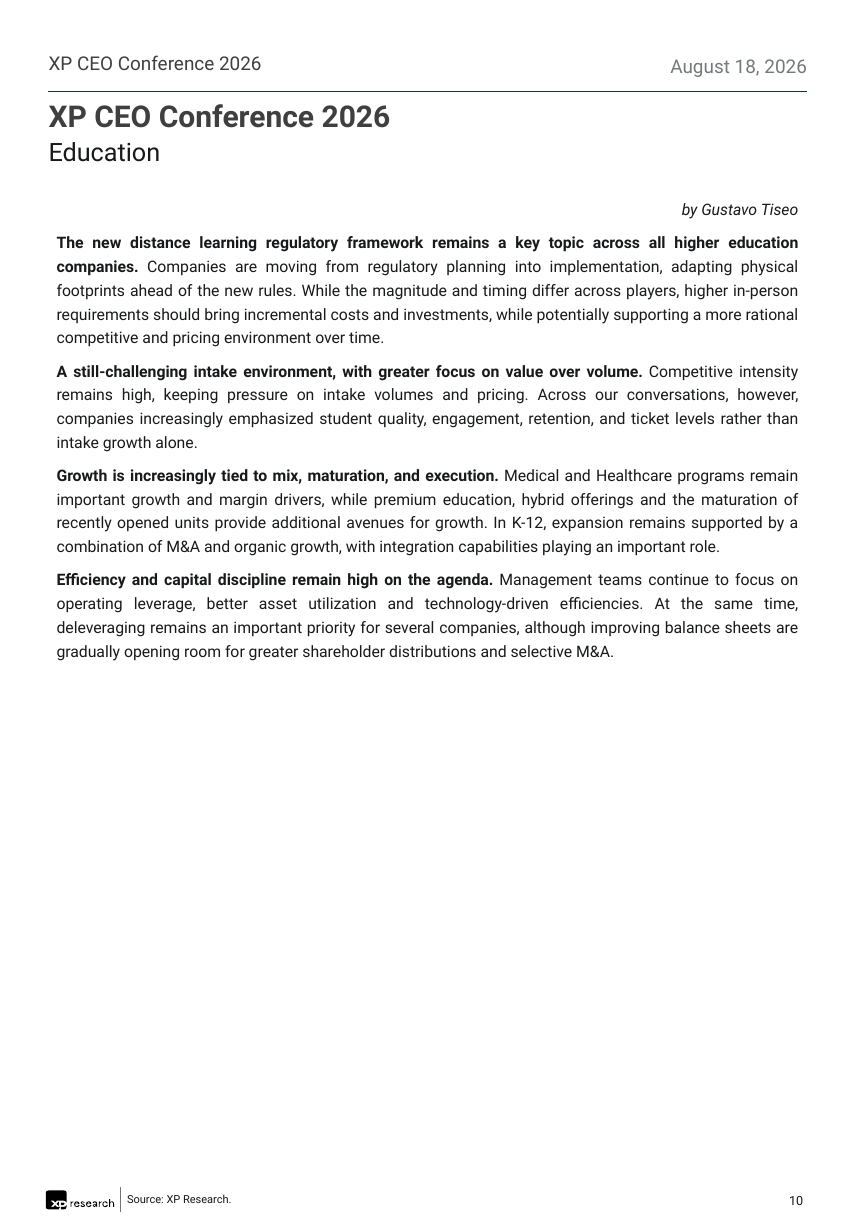
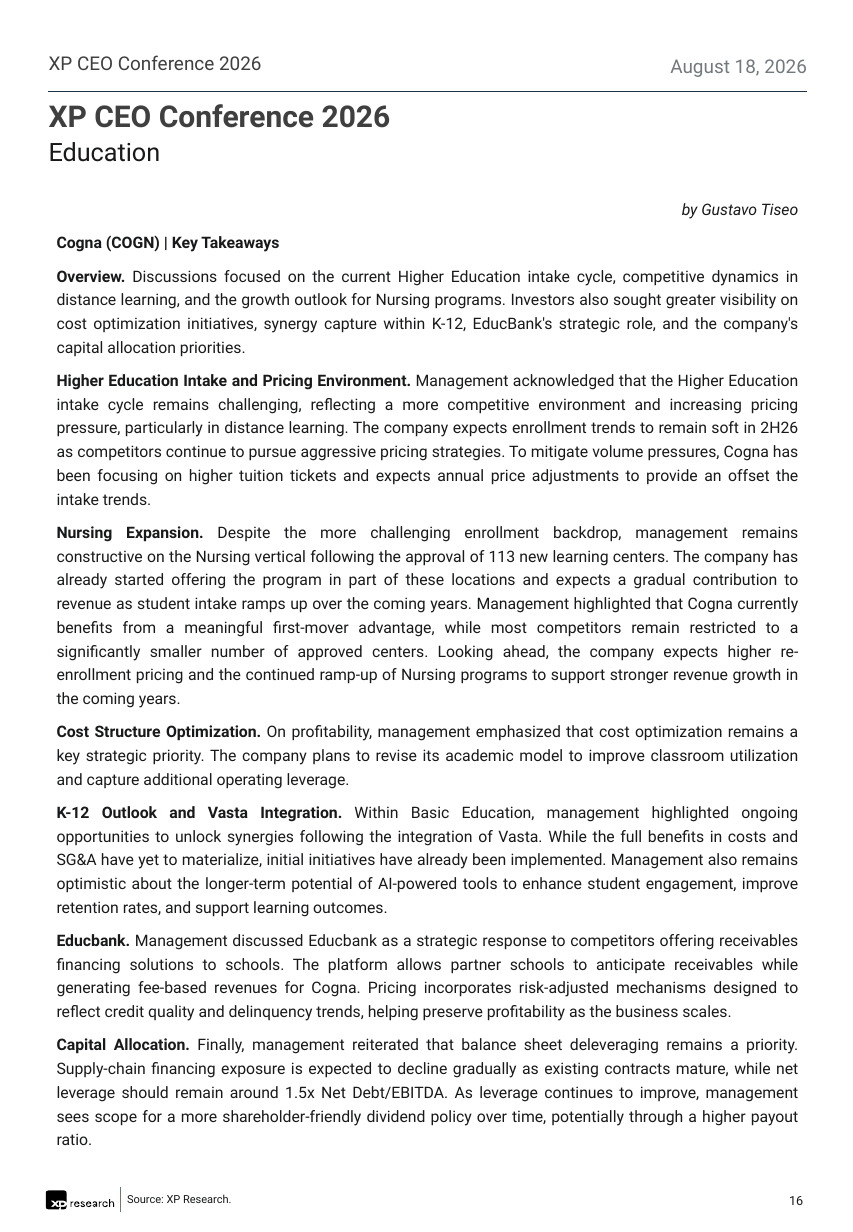
Before and after one commit to CaioLSouza/datasets, a slide deck: slide 16 of ceo_conference_2026/Feedback XP CEO Conference 2026.pptx (slide 10 before the commit). Drawn at 853x1232 pixels with LibreOffice and Linux fonts; fonts in the diff are those of the drawing. Boxes give left, top, right and bottom in pixels: in the first picture for what was removed or moved away, otherwise in the second. Text is boxed around its words. In the diff, an @@ line names an element or a change of style, - is before the commit and + after.

```diff
--- a/ceo_conference_2026/Feedback XP CEO Conference 2026.pptx
+++ b/ceo_conference_2026/Feedback XP CEO Conference 2026.pptx
@@ text at (x1=57, y1=235, x2=799, y2=1145): text changed @@
-The new distance learning regulatory framework remains a key topic across all higher education companies. Companies are moving from regulatory planning into implementation, adapting physical footprints ahead of the new rules. While the magnitude and timing differ across players, higher in-person requirements should bring incremental costs and investments, while potentially supporting a more rational competitive and pricing environment over time.
-A still-challenging intake environment, with greater focus on value over volume. Competitive intensity remains high, keeping pressure on intake volumes and pricing. Across our conversations, however, companies increasingly emphasized student quality, engagement, retention, and ticket levels rather than intake growth alone.
-Growth is increasingly tied to mix, maturation, and execution. Medical and Healthcare programs remain important growth and margin drivers, while premium education, hybrid offerings and the maturation of recently opened units provide additional avenues for growth. In K-12, expansion remains supported by a combination of M&A and organic growth, with integration capabilities playing an important role.
-Efficiency and capital discipline remain high on the agenda. Management teams continue to focus on operating leverage, better asset utilization and technology-driven efficiencies. At the same time, deleveraging remains an important priority for several companies, although improving balance sheets are gradually opening room for greater shareholder distributions and selective M&A.
+Cogna (COGN) | Key Takeaways
+Overview. Discussions focused on the current Higher Education intake cycle, competitive dynamics in distance learning, and the growth outlook for Nursing programs. Investors also sought greater visibility on cost optimization initiatives, synergy capture within K-12, EducBank's strategic role, and the company's capital allocation priorities.
+Higher Education Intake and Pricing Environment. Management acknowledged that the Higher Education intake cycle remains challenging, reflecting a more competitive environment and increasing pricing pressure, particularly in distance learning. The company expects enrollment trends to remain soft in 2H26 as competitors continue to pursue aggressive pricing strategies. To mitigate volume pressures, Cogna has been focusing on higher tuition tickets and expects annual price adjustments to provide an offset the intake trends.
+Nursing Expansion. Despite the more challenging enrollment backdrop, management remains constructive on the Nursing vertical following the approval of 113 new learning centers. The company has already started offering the program in part of these locations and expects a gradual contribution to revenue as student intake ramps up over the coming years. Management highlighted that Cogna currently benefits from a meaningful first-mover advantage, while most competitors remain restricted to a significantly smaller number of approved centers. Looking ahead, the company expects higher re-enrollment pricing and the continued ramp-up of Nursing programs to support stronger revenue growth in the coming years.
+Cost Structure Optimization. On profitability, management emphasized that cost optimization remains a key strategic priority. The company plans to revise its academic model to improve classroom utilization and capture additional operating leverage.
+K-12 Outlook and Vasta Integration. Within Basic Education, management highlighted ongoing opportunities to unlock synergies following the integration of Vasta. While the full benefits in costs and SG&A have yet to materialize, initial initiatives have already been implemented. Management also remains optimistic about the longer-term potential of AI-powered tools to enhance student engagement, improve retention rates, and support learning outcomes.
+Educbank. Management discussed Educbank as a strategic response to competitors offering receivables financing solutions to schools. The platform allows partner schools to anticipate receivables while generating fee-based revenues for Cogna. Pricing incorporates risk-adjusted mechanisms designed to reflect credit quality and delinquency trends, helping preserve profitability as the business scales.
+Capital Allocation. Finally, management reiterated that balance sheet deleveraging remains a priority. Supply-chain financing exposure is expected to decline gradually as existing contracts mature, while net leverage should remain around 1.5x Net Debt/EBITDA. As leverage continues to improve, management sees scope for a more shareholder-friendly dividend policy over time, potentially through a higher payout ratio.
@@ page number at (x1=789, y1=1196, x2=803, y2=1205): text changed @@
-10
+16
```
Also in this commit, not shown: 18 other slides changed, 28 slides added.
